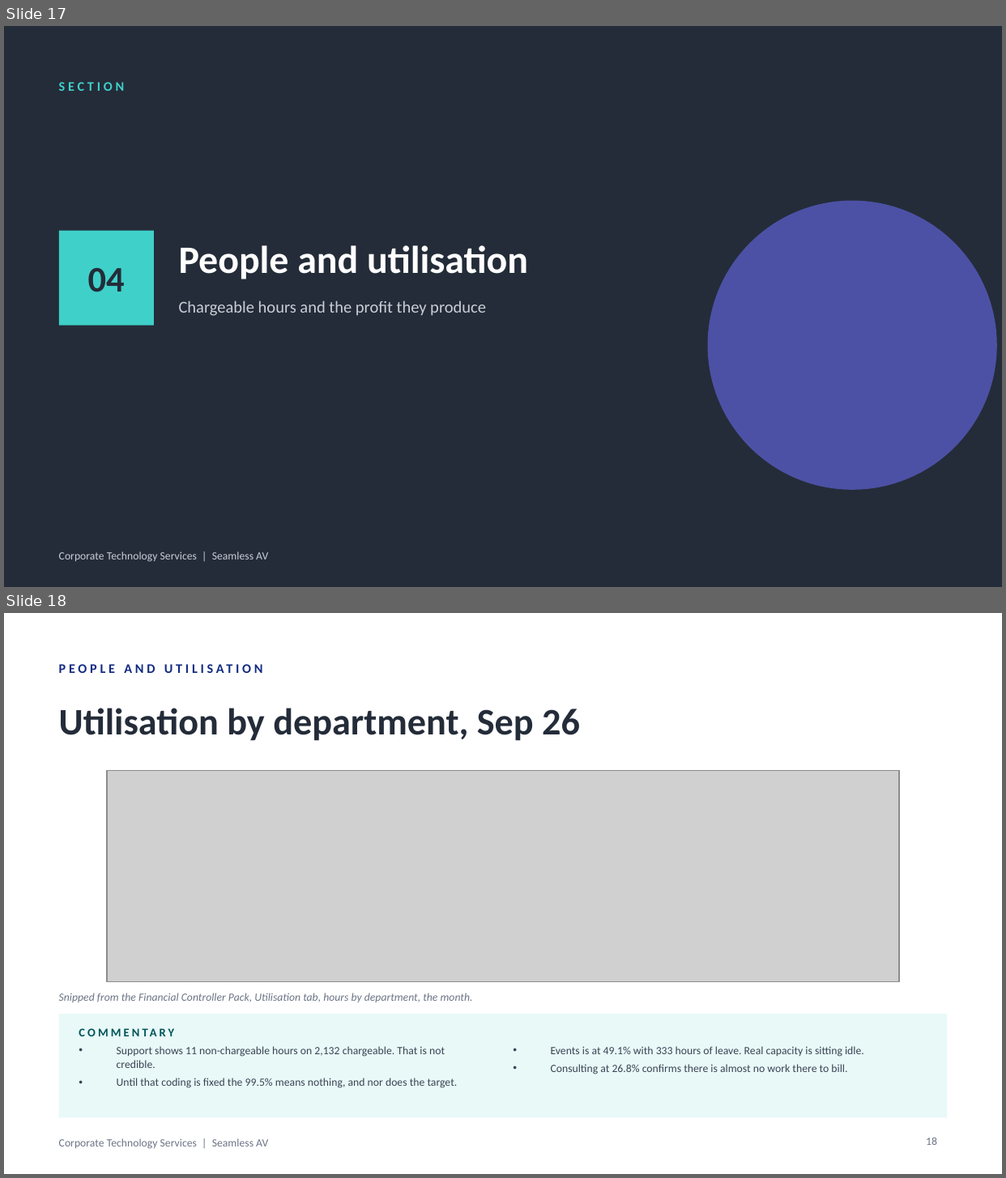
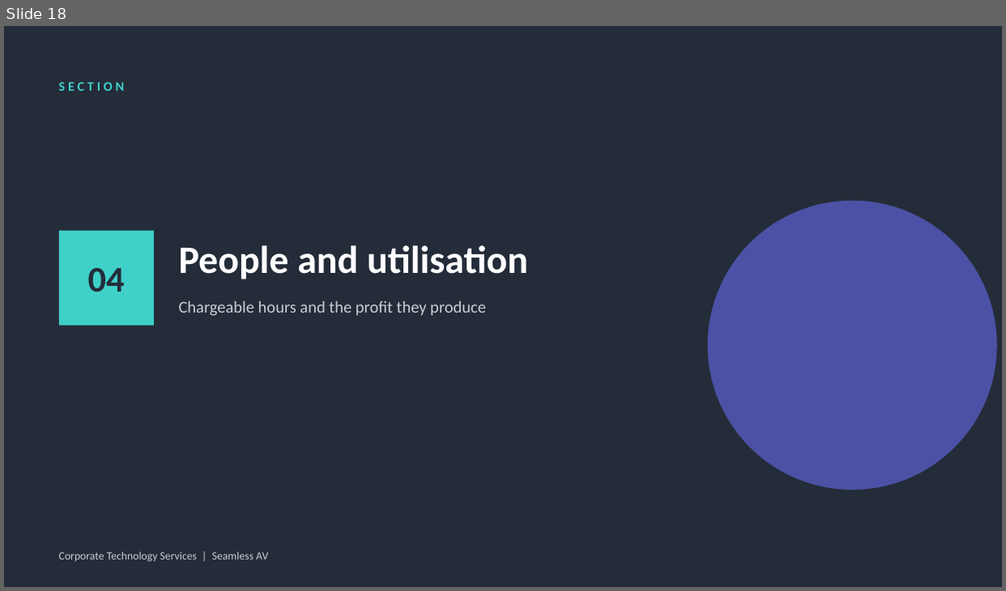
Before and after one commit to WesleyNelson-O33/Claude, a slide deck: deck/CTS Monthly Business Review - September 2026.pptx. Shown one above the other, each under a label of ours: slides 17 and 18 before the commit, slide 18 after it. The pictures are 1006x1178 and 1006x591 pixels, drawn with LibreOffice and Linux fonts; fonts in the diff are those of the drawing; grey boxes stand for pictures. Boxes give left, top, right and bottom in pixels: in the first picture for what was removed or moved away, otherwise in the second. Text is boxed around its words. In the diff, an @@ line names an element or a change of style, - is before the commit and + after.

```diff
--- a/deck/CTS Monthly Business Review - September 2026.pptx
+++ b/deck/CTS Monthly Business Review - September 2026.pptx
@@ slide 18 removed at (4, 613, 1002, 1174), background #FFFFFF @@
@@ text removed at (59, 653, 757, 683) @@
-PEOPLE AND UTILISATION
@@ text removed at (59, 708, 580, 741) @@
-Utilisation by department, Sep 26
@@ picture removed at (107, 771, 899, 982) @@
@@ text removed at (59, 993, 473, 1003) @@
-Snipped from the Financial Controller Pack, Utilisation tab, hours by department, the month.
@@ rectangle removed at (59, 1014, 947, 1118) @@
@@ text removed at (79, 1023, 378, 1041) @@
-COMMENTARY
@@ text removed at (117, 1046, 458, 1088) @@
-• Support shows 11 non-chargeable hours on 2,132 chargeable. That is not credible.
-• Until that coding is fixed the 99.5% means nothing, and nor does the target.
@@ text removed at (551, 1046, 864, 1075) @@
-• Events is at 49.1% with 333 hours of leave. Real capacity is sitting idle.
-• Consulting at 26.8% confirms there is almost no work there to bill.
@@ text removed at (59, 1139, 268, 1149) @@
-Corporate Technology Services | Seamless AV
@@ page number removed at (926, 1137, 937, 1145) @@
-18
@@ what was slide 17 is now slide 18 @@
```
Also in this commit, not shown: 4 slides changed, 2 slides added, 23 other files.
